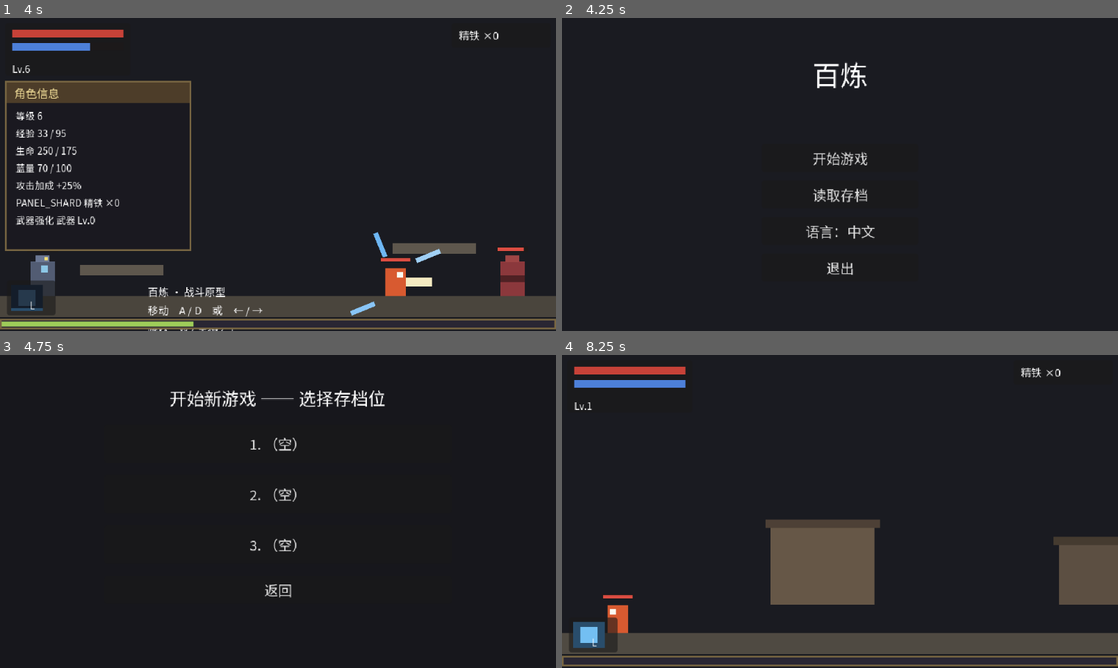
Above: before the commit, frames 1-4 (two rows, left to right).
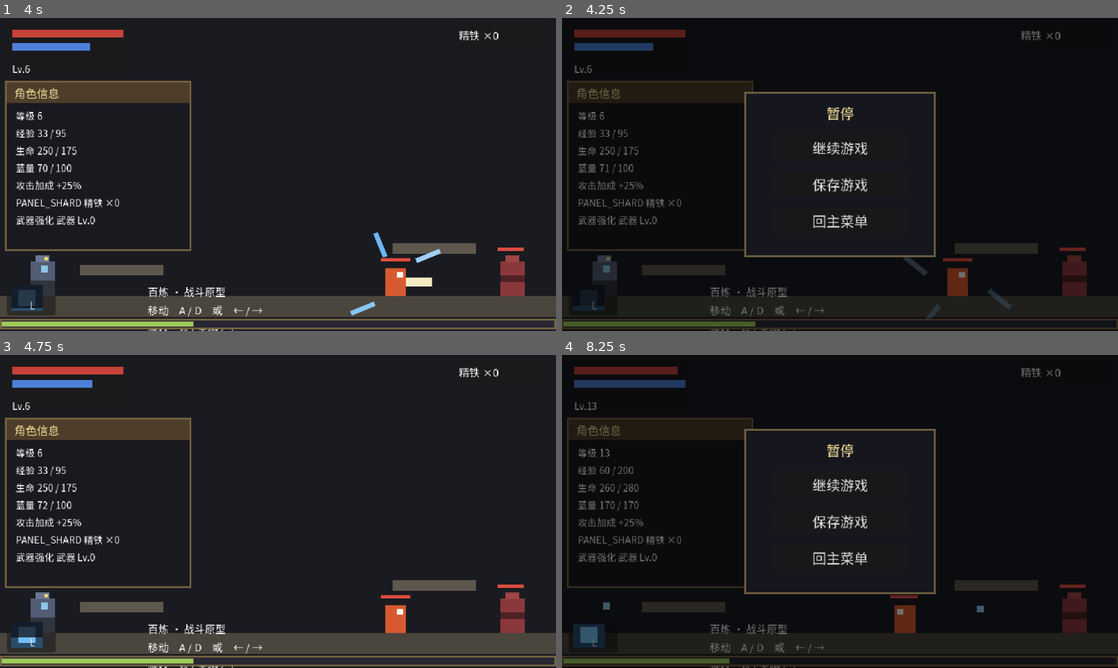
Above: after the commit, the same moments.

Repository: aachean/bailian
Game: Godot game, scene res://tests/test_m4.tscn
Two runs of this game, one before a commit and one after it. Both use one fixed random seed, a clock stepped at 60 frames per second and the inputs below. This scene is started directly instead of the project's main scene.
Inputs (mouse positions are in pixels of both pictures, inside the frame that each line leads up to):
- Up to frame 1 (4 s): move the mouse to (400, 158) at 0.52 s; hold C (panel) 0.53-1.28 s; hold D (move_right) 0.53-2.03 s; click (400, 158) at 0.67 s; tap Space (jump) at 0.77, 1.52, 3.02, 3.77 s; move the mouse to (166, 190) at 1.27 s; tap J (attack) at 1.35 s; click (166, 190) at 1.42 s; tap C (panel) at 1.55, 2.85 s; move the mouse to (333, 105) at 2.02 s; hold A (move_left) 2.03-2.78 s; hold C (panel) 2.03-2.78 s; tap K (dodge) at 2.1 s; click (333, 105) at 2.17 s; move the mouse to (250, 237) at 2.77 s; hold D (move_right) from 2.78 s (still down); click (250, 237) at 2.92 s; move the mouse to (444, 221) at 3.52 s; hold C (panel) from 3.53 s (still down); click (444, 221) at 3.67 s
- Up to frame 2 (4.25 s): keep holding D (move_right); keep holding C (panel); tap Escape (ui_cancel) at 4.15 s
- Up to frame 3 (4.75 s): release D (move_right) at 4.25 s; release C (panel) at 4.25 s; click (278, 483) at 4.25 s, where only the run after the commit has a clickable "继续游戏"
- Up to frame 4 (8.25 s): click (840, 495) at 5 s, where only the run before the commit has a clickable "开始游戏"; move the mouse to (673, 464) at 5.77 s; hold A (move_left) 5.78-6.53 s; tap J (attack) at 5.85 s; click (673, 464) at 5.92 s; tap Space (jump) at 6.02, 7.52 s; tap C (panel) at 6.05, 7.35 s; move the mouse to (867, 511) at 6.52 s; hold D (move_right) 6.53-7.28 s; hold C (panel) 6.53-7.28 s; tap K (dodge) at 6.6 s; click (867, 511) at 6.67 s; move the mouse to (756, 433) at 7.27 s; hold A (move_left) from 7.28 s (still down); click (756, 433) at 7.42 s; move the mouse to (962, 495) at 8.02 s; hold C (panel) from 8.03 s (still down); click (962, 495) at 8.17 s

Frame 1 is identical in both runs. In frame 2, 7.4% of the frame differs, in the area x 0-100%, y 3-100%; in frame 3, 18%; in frame 4, 23%.
Error before the commit: Invalid access to property or key 'physics_frame' on a base object of type 'null instance'. (res://tests/test_m4.gd:58)

Commit message:
feat(save+ui): 暂停菜单 —— 游戏中随时保存（Esc），另加场景完整性检查器
用户验收：玩过一段时间后不能更新存档。

- 新增暂停菜单（Esc）：继续 / 保存游戏 / 回主菜单，打开即真暂停
  （process_mode ALWAYS，其余节点全部冻结）；保存 = 当前世界快照写当前槽位，
  按钮即时反馈「已保存 ✓」；回主菜单前自动存一次
- 玩家节点里旧的「Esc 直接回主菜单」移除 —— 统一交给暂停菜单，避免双触发
- 操作提示补「Esc 保存 / 暂停」
- 新增 tests/check_scenes.gd 场景完整性检查器：解析每个 tscn 声明的节点路径
  与实例化后的实际树对比 —— 手写 tscn 的 parent 路径写错时引擎只发 WARNING
  然后静默丢节点，这个检查器把 WARNING 变成硬失败（16 个场景全查）
- test_m4 扩到 12 条；check_scenes 16 条；全量 33+6+12+10+16 全绿

Diff:
--- a/data/i18n/ui.csv
+++ b/data/i18n/ui.csv
@@ -4,7 +4,8 @@
 UI_HINT_JUMP,"跳跃　W / 空格 / ↑","Jump　W / Space / ↑"
 UI_HINT_ATTACK,"攻击　J　（连点三次＝三段连招）","Attack　J　(tap 3× for the 3-hit combo)"
 UI_HINT_DODGE,"闪避　K　（带无敌帧，可打断自己的出招）","Dodge　K　(i-frames, cancels your own attack)"
-UI_HINT_SKILL,"技能　L　（旋风斩，耗 30 蓝，C 查看角色）","Skill　L　(Whirlwind, 30 MP, C for character)"
+UI_HINT_SKILL,"技能　L　（旋风斩，耗 30 蓝）","Skill　L　(Whirlwind, 30 MP)"
+UI_HINT_SYSTEM,"C 角色面板　·　Esc 保存 / 暂停","C character　·　Esc save / pause"
 UI_HINT_ENEMY,"小心左边那只游荡者 —— 它会还手","Beware the wanderer on the left — it fights back"
 UI_MENU_TITLE,"百炼","BAILIAN"
 UI_MENU_START,"开始游戏","Start Game"
@@ -30,3 +31,7 @@
 UI_LEVELUP,"升级！","LEVEL UP!"
 PANEL_LEVEL,"等级","Level"
 PANEL_WEAPON,"武器强化","Weapon"
+UI_PAUSE_CONTINUE,"继续游戏","Resume"
+UI_PAUSE_SAVE,"保存游戏","Save Game"
+UI_PAUSE_SAVED,"已保存 ✓","Saved ✓"
+UI_PAUSE_MENU,"回主菜单","Main Menu"
--- a/scenes/characters/player.tscn
+++ b/scenes/characters/player.tscn
@@ -4,6 +4,7 @@
 [ext_resource type="Script" path="res://scripts/components/hitbox.gd" id="2_hitbox"]
 [ext_resource type="Script" path="res://scripts/components/health.gd" id="3_health"]
 [ext_resource type="PackedScene" path="res://scenes/ui/hud.tscn" id="4_hud"]
+[ext_resource type="PackedScene" path="res://scenes/ui/pause_menu.tscn" id="5_pause"]
 
 [sub_resource type="RectangleShape2D" id="RectangleShape2D_body"]
 size = Vector2(24, 32)
@@ -103,3 +104,5 @@
 position_smoothing_speed = 8.0
 
 [node name="HUD" parent="." instance=ExtResource("4_hud")]
+
+[node name="PauseMenu" parent="." instance=ExtResource("5_pause")]
--- /dev/null
+++ b/scenes/ui/pause_menu.tscn
@@ -0,0 +1,81 @@
+[gd_scene load_steps=3 format=3]
+
+[ext_resource type="Script" path="res://scripts/ui/pause_menu.gd" id="1_pause"]
+
+[sub_resource type="StyleBoxFlat" id="StyleBoxFlat_panel"]
+bg_color = Color(0.09, 0.09, 0.12, 0.97)
+border_width_left = 2
+border_width_top = 2
+border_width_right = 2
+border_width_bottom = 2
+border_color = Color(0.47, 0.4, 0.26, 1)
+
+[node name="PauseMenu" type="CanvasLayer"]
+layer = 20
+process_mode = 3
+script = ExtResource("1_pause")
+
+[node name="Root" type="Control" parent="."]
+visible = false
+layout_mode = 3
+anchors_preset = 15
+anchor_right = 1.0
+anchor_bottom = 1.0
+
+[node name="Dim" type="ColorRect" parent="Root"]
+layout_mode = 1
+anchors_preset = 15
+anchor_right = 1.0
+anchor_bottom = 1.0
+mouse_filter = 2
+color = Color(0, 0, 0, 0.55)
+
+[node name="Panel" type="Panel" parent="Root"]
+layout_mode = 1
+anchors_preset = 8
+anchor_left = 0.5
+anchor_top = 0.5
+anchor_right = 0.5
+anchor_bottom = 0.5
+offset_left = -110.0
+offset_top = -95.0
+offset_right = 110.0
+offset_bottom = 95.0
+theme_override_styles/panel = SubResource("StyleBoxFlat_panel")
+
+[node name="Title" type="Label" parent="Root/Panel"]
+layout_mode = 1
+anchors_preset = 10
+anchor_right = 1.0
+offset_top = 12.0
+offset_bottom = 36.0
+theme_override_font_sizes/font_size = 16
+theme_override_colors/font_color = Color(0.95, 0.87, 0.6, 1)
+horizontal_alignment = 1
+text = "暂停"
+
+[node name="Box" type="VBoxContainer" parent="Root/Panel"]
+layout_mode = 1
+anchors_preset = 15
+anchor_right = 1.0
+anchor_bottom = 1.0
+offset_left = 30.0
+offset_top = 48.0
+offset_right = -30.0
+offset_bottom = -18.0
+theme_override_constants/separation = 10
+
+[node name="Continue" type="Button" parent="Root/Panel/Box"]
+custom_minimum_size = Vector2(160, 28)
+layout_mode = 2
+text = "继续游戏"
+
+[node name="Save" type="Button" parent="Root/Panel/Box"]
+custom_minimum_size = Vector2(160, 28)
+layout_mode = 2
+text = "保存游戏"
+
+[node name="Menu" type="Button" parent="Root/Panel/Box"]
+custom_minimum_size = Vector2(160, 28)
+layout_mode = 2
+text = "回主菜单"
--- a/scripts/characters/player.gd
+++ b/scripts/characters/player.gd
@@ -593,16 +593,6 @@
 	return not get_world_2d().direct_space_state.intersect_shape(params, 1).is_empty()
 
 
-func _unhandled_input(event: InputEvent) -> void:
-	# Esc 回主菜单。走之前把整个世界拍成快照写进存档 ——
-	# 「继续游戏」要回到离开那一刻：你的血、怪的血、谁站在哪，一样都不能变。
-	if event.is_action_pressed("ui_cancel") and state != State.DEAD:
-		var level := get_tree().current_scene
-		if level != null and level.has_method("collect"):
-			SaveManager.write_progress(level.scene_file_path, level.call("collect"))
-		get_tree().change_scene_to_file("res://scenes/ui/main_menu.tscn")
-
-
 ## 命中时把双方一起冻住几帧。打击感主要来自这里，不是来自数值
 func _on_hit_landed(target: Node2D, _damage: int, _point: Vector2, _heavy: bool) -> void:
 	var frames := 0
--- /dev/null
+++ b/scripts/ui/pause_menu.gd
@@ -0,0 +1,71 @@
+extends CanvasLayer
+## 暂停菜单：Esc 打开（游戏真暂停），继续 / 保存 / 回主菜单。
+##
+## 存档时机的设计（用户验收定的）：玩的过程中要能主动保存，
+## 不能只在回主菜单时才写档。保存 = 把当前世界快照写进当前槽位。
+##
+## process_mode 必须是 ALWAYS：打开菜单要靠它收 Esc（游戏未暂停时），
+## 暂停中收 Esc 关菜单（游戏已暂停时）——其他节点全部照常被暂停冻结。
+
+@onready var _root: Control = $Root
+@onready var _continue_btn: Button = $Root/Panel/Box/Continue
+@onready var _save_btn: Button = $Root/Panel/Box/Save
+@onready var _menu_btn: Button = $Root/Panel/Box/Menu
+
+
+func _ready() -> void:
+	_root.visible = false
+	_continue_btn.pressed.connect(_close)
+	_save_btn.pressed.connect(_on_save)
+	_menu_btn.pressed.connect(_on_back_to_menu)
+	if not GameSettings.language_changed.is_connected(_refresh_texts):
+		GameSettings.language_changed.connect(_refresh_texts)
+	_refresh_texts()
+
+
+## ALWAYS 模式：暂停与否都收得到
+func _unhandled_input(event: InputEvent) -> void:
+	if event.is_action_pressed("ui_cancel"):
+		toggle()
+
+
+func toggle() -> void:
+	if _root.visible:
+		_close()
+	else:
+		_open()
+
+
+func _open() -> void:
+	_root.visible = true
+	get_tree().paused = true
+	_save_btn.text = tr("UI_PAUSE_SAVE")
+	_refresh_texts()
+
+
+func _close() -> void:
+	_root.visible = false
+	get_tree().paused = false
+	_save_btn.text = tr("UI_PAUSE_SAVE")
+
+
+func _refresh_texts() -> void:
+	_continue_btn.text = tr("UI_PAUSE_CONTINUE")
+	_save_btn.text = tr("UI_PAUSE_SAVE")
+	_menu_btn.text = tr("UI_PAUSE_MENU")
+
+
+## 保存：当前关卡的完整快照写进当前槽位。暂停不影响函数调用
+func _on_save() -> void:
+	var level := get_tree().current_scene
+	if level != null and level.has_method("collect"):
+		SaveManager.write_progress(level.scene_file_path, level.call("collect"))
+	_save_btn.text = tr("UI_PAUSE_SAVED")
+
+
+func _on_back_to_menu() -> void:
+	var level := get_tree().current_scene
+	if level != null and level.has_method("collect"):
+		SaveManager.write_progress(level.scene_file_path, level.call("collect"))
+	get_tree().paused = false
+	get_tree().change_scene_to_file("res://scenes/ui/main_menu.tscn")
--- /dev/null
+++ b/tests/check_scenes.gd
@@ -0,0 +1,104 @@
+extends Node
+## 场景完整性检查器：解析每个场景文件「声明了哪些节点路径」，
+## 与实例化后的实际树对比 —— 缺一个节点就红。
+##
+## 为什么存在：手写 .tscn 时嵌套节点的 parent 路径写错（漏一层），
+## 引擎只会打 WARNING 然后**静默丢弃该节点**——界面缺一块、脚本引用炸，
+## 却没有任何硬错误。这个检查器把 WARNING 变成硬失败。
+##
+## 跑法（无头）：
+##     godot --headless --path <项目根> res://tests/check_scenes.tscn
+##
+## 新增场景后把路径加进 SCENES。全部场景通用，不用改逻辑。
+
+const SCENES := [
+	"res://scenes/ui/hud.tscn",
+	"res://scenes/ui/pause_menu.tscn",
+	"res://scenes/ui/main_menu.tscn",
+	"res://scenes/ui/damage_number.tscn",
+	"res://scenes/characters/player.tscn",
+	"res://scenes/enemies/walker.tscn",
+	"res://scenes/enemies/dasher.tscn",
+	"res://scenes/enemies/spearman.tscn",
+	"res://scenes/enemies/boss.tscn",
+	"res://scenes/enemies/target_dummy.tscn",
+	"res://scenes/enemies/projectile.tscn",
+	"res://scenes/core/portal.tscn",
+	"res://scenes/core/anvil.tscn",
+	"res://scenes/stages/test_room.tscn",
+	"res://scenes/stages/town.tscn",
+	"res://scenes/stages/level_1.tscn",
+]
+
+var _pass := 0
+var _fail := 0
+
+
+func _ready() -> void:
+	await get_tree().process_frame
+	print("═══ 场景完整性检查 ═══")
+	for path in SCENES:
+		_check_scene(path)
+	print("═══ %d 通过 ／ %d 失败 ═══" % [_pass, _fail])
+	get_tree().quit(0 if _fail == 0 else 1)
+
+
+## 从 tscn 文本里解析「声明的节点绝对路径集合」（instance 覆盖节点也算）
+func _declared_paths(text: String) -> Dictionary:
+	var out := {}
+	var root_name := ""
+	var regex := RegEx.new()
+	regex.compile('\\[node name="([^"]+)"(?:[^\\]]*parent="([^"]*)")?')
+	for m in regex.search_all(text):
+		var node_name := m.get_string(1)
+		var parent := m.get_string(2)
+		var at_root := parent.is_empty() or parent == "."
+		if root_name.is_empty() and at_root:
+			root_name = node_name
+			out[node_name] = true
+		elif at_root:
+			out[root_name + "/" + node_name] = true
+		else:
+			out[root_name + "/" + parent + "/" + node_name] = true
+	return out
+
+
+func _collect_actual(node: Node, prefix: String, out: Dictionary) -> void:
+	var path: String = String(node.name) if prefix.is_empty() else prefix + "/" + String(node.name)
+	out[path] = true
+	for c in node.get_children():
+		_collect_actual(c, path, out)
+
+
+func _check_scene(path: String) -> void:
+	var file := FileAccess.open(path, FileAccess.READ)
+	if file == null:
+		_fail += 1
+		print("  FAIL  %s —— 文件打不开" % path)
+		return
+	var declared := _declared_paths(file.get_as_text())
+	var packed: PackedScene = load(path)
+	if packed == null:
+		_fail += 1
+		print("  FAIL  %s —— 加载失败" % path)
+		return
+	var inst := packed.instantiate()
+	add_child(inst)
+	var actual := {}
+	_collect_actual(inst, "", actual)
+	remove_child(inst)
+	inst.queue_free()
+
+
+	var missing := PackedStringArray()
+	for p in declared:
+		if not actual.has(p):
+			missing.append(p)
+
+	if missing.is_empty():
+		_pass += 1
+		print("  PASS  %-52s %d 个节点全部就位" % [path.get_file(), declared.size()])
+	else:
+		_fail += 1
+		print("  FAIL  %s —— 缺节点（tscn 声明了但实例化时被丢弃，多半是 parent 路径写错）:\n         %s" % [
+			path.get_file(), ", ".join(missing)])
--- /dev/null
+++ b/tests/check_scenes.tscn
@@ -0,0 +1,6 @@
+[gd_scene load_steps=2 format=3]
+
+[ext_resource type="Script" path="res://tests/check_scenes.gd" id="1_c"]
+
+[node name="CheckScenes" type="Node"]
+script = ExtResource("1_c")
--- a/tests/test_m4.gd
+++ b/tests/test_m4.gd
@@ -38,6 +38,7 @@
 	await _t9_whirl_fx_visible()
 	await _t10_level_up_feedback()
 	await _t11_exp_bar_moves_on_kill()
+	await _t12_pause_menu_saves()
 
 	print("")
 	print("═══ %d 通过 ／ %d 失败 ═══" % [_pass, _fail])
@@ -71,6 +72,12 @@
 	ev.action = action
 	ev.pressed = false
 	Input.parse_input_event(ev)
+
+
+## 暂停菜单保存走的是 current_scene——测试环境下就是本测试根。
+## 转发给测试房间；真实游戏里对应挂 stage.gd 的关卡，同一契约。
+func collect() -> Dictionary:
+	return _room.collect()
 
 
 func _place(x: float) -> void:
@@ -285,3 +292,44 @@
 		PlayerState.exp > ps_before and after > before,
 		"存档层经验 %d → %d　经验条 %.2f → %.2f" % [
 			ps_before, PlayerState.exp, before, after])
+
+
+## 暂停菜单：Esc 打开（真暂停）→ 保存写档 → Esc 关闭恢复
+func _t12_pause_menu_saves() -> void:
+	_place(320.0)
+	var pm := _player.get_node("PauseMenu")
+	var root := pm.get_node("Root") as Control
+	var save_btn := root.get_node("Panel/Box/Save") as Button
+	var h: Health = _player.get_node("Health")
+
+	# 弄一个可辨识的状态再保存
+	h.take_damage(20, Vector2.ZERO, false, 1)
+	_player.global_position = Vector2(410.0, 288.0)
+	_player.velocity = Vector2.ZERO   # 清掉击退速度，不然保存的是滑行中的位置
+	await _pframes(20)               # 等击退滑行完全衰减，否则保存的是滑行中的位置
+
+	_press("ui_cancel")
+	await _pframes(4)
+	_release("ui_cancel")
+	await _pframes(2)
+	var opened: bool = root.visible and get_tree().paused
+
+	save_btn.pressed.emit()
+	await _pframes(2)
+	var slot_state := SaveManager.read_state()
+	var saved_player := slot_state.get("player", {}) as Dictionary
+	var saved_ok: bool = int(saved_player.get("hp", -1)) == h.hp \
+		and absf(float(saved_player.get("x", 0)) - 410.0) < 12.0
+
+	_press("ui_cancel")
+	await _pframes(4)
+	_release("ui_cancel")
+	await _pframes(2)
+	var closed: bool = (not root.visible) and (not get_tree().paused)
+
+	_check("12", "Esc 暂停菜单：打开即暂停、保存写当前快照、关闭即恢复",
+		opened and saved_ok and closed,
+		"打开+暂停=%s　保存的快照正确=%s（血 %s @x %s）　关闭+恢复=%s" % [
+			str(opened), str(saved_ok),
+			str(saved_player.get("hp")), str(saved_player.get("x")), str(closed)])
+	get_tree().paused = false          # 测试安全网：绝不能带着暂停退出
Binary file changed: data/i18n/ui.en.translation
Binary file changed: data/i18n/ui.zh_CN.translation
Not shown, added: scripts/ui/pause_menu.gd.uid
